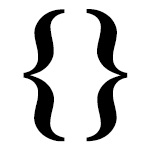
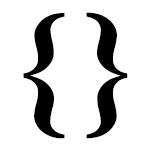
Comparing the layer stacks of the two (152, 152) images. Changes:
painted on "{}" over [23, 9, 128, 142]
